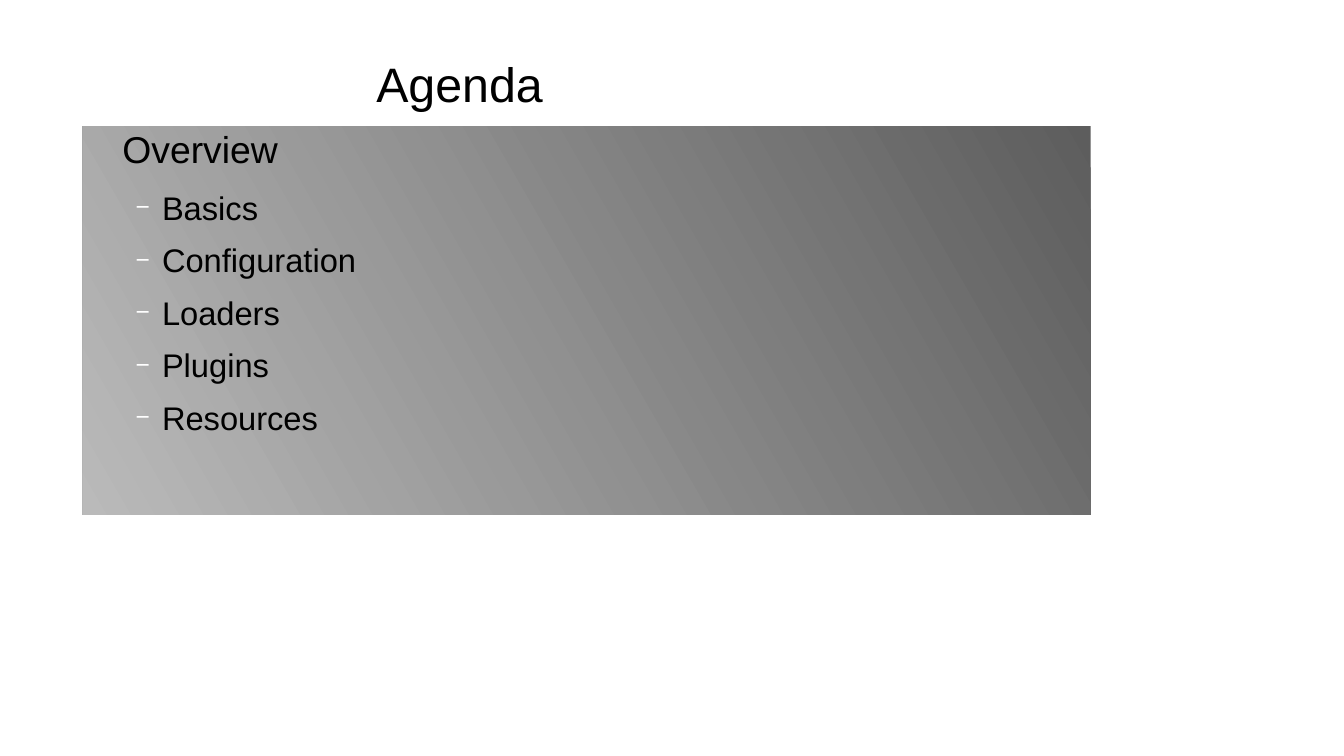
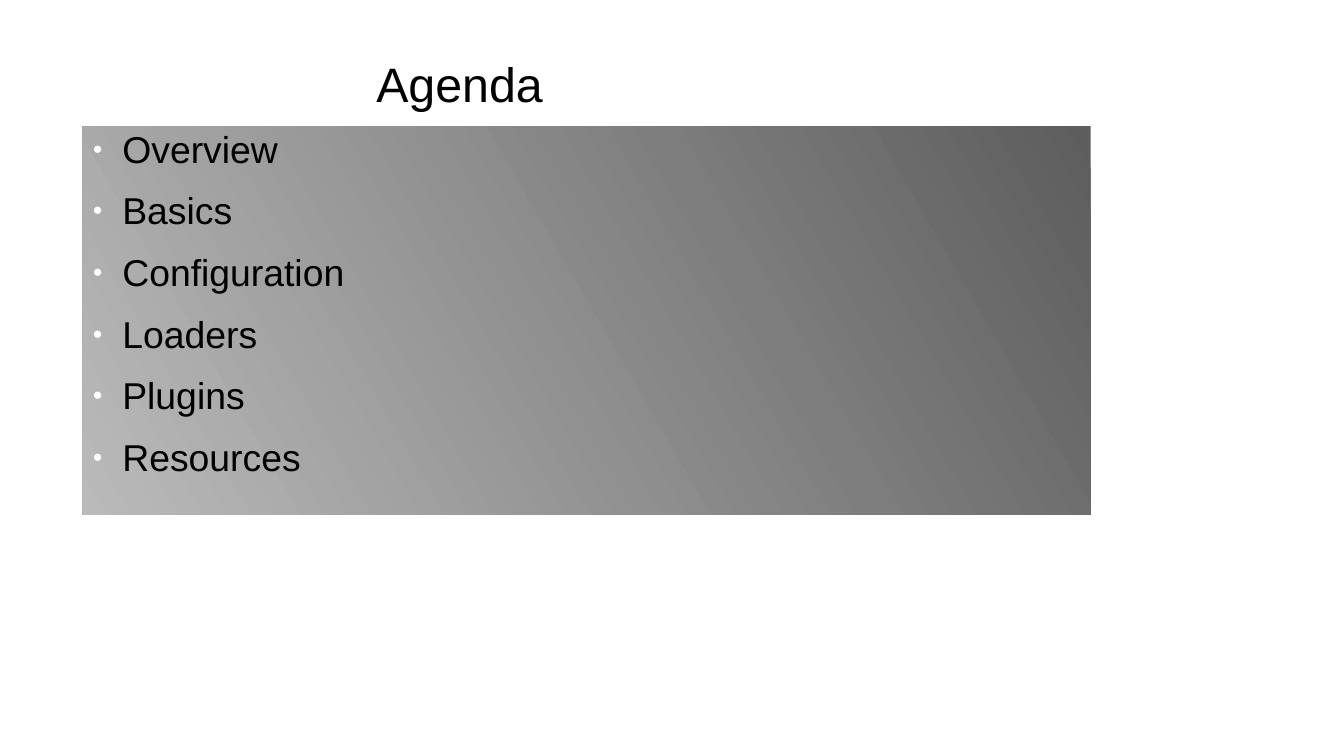
Before and after one commit to gharley/webpack-presi, a slide deck: slide 2 of webpack.odp. Drawn at 1344x756 pixels with LibreOffice and Linux fonts; fonts in the diff are those of the drawing; background and template pictures are left out. Boxes give left, top, right and bottom in pixels: in the first picture for what was removed or moved away, otherwise in the second. Text is boxed around its words. In the diff, an @@ line names an element or a change of style, - is before the commit and + after.

```diff
--- a/webpack.odp
+++ b/webpack.odp
@@ text "Overview" at box(82, 126, 1090, 523): size 28 to 32 pt in "Basics", "Configuration", "Loaders", "Plugins" and 1 more places; bullet none to ●; bullet − to ●; list level 2 to 1 in "Basics"; list level 2 to 1 in "Configuration"; list level 2 to 1 in "Loaders"; list level 2 to 1 in "Plugins"; list level 2 to 1 in "Resources" @@
```
Also in this commit, not shown: 2 other slides changed, 1 other file.
